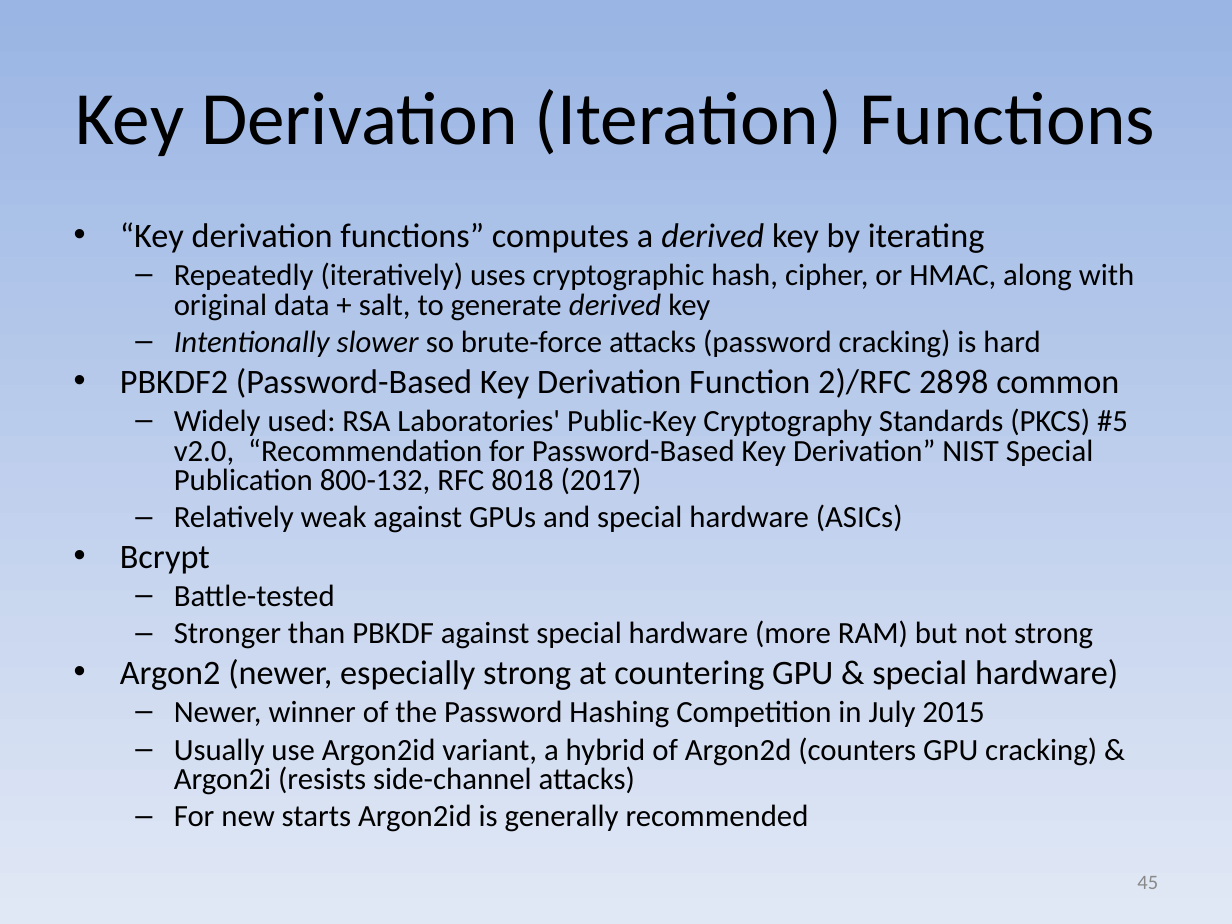
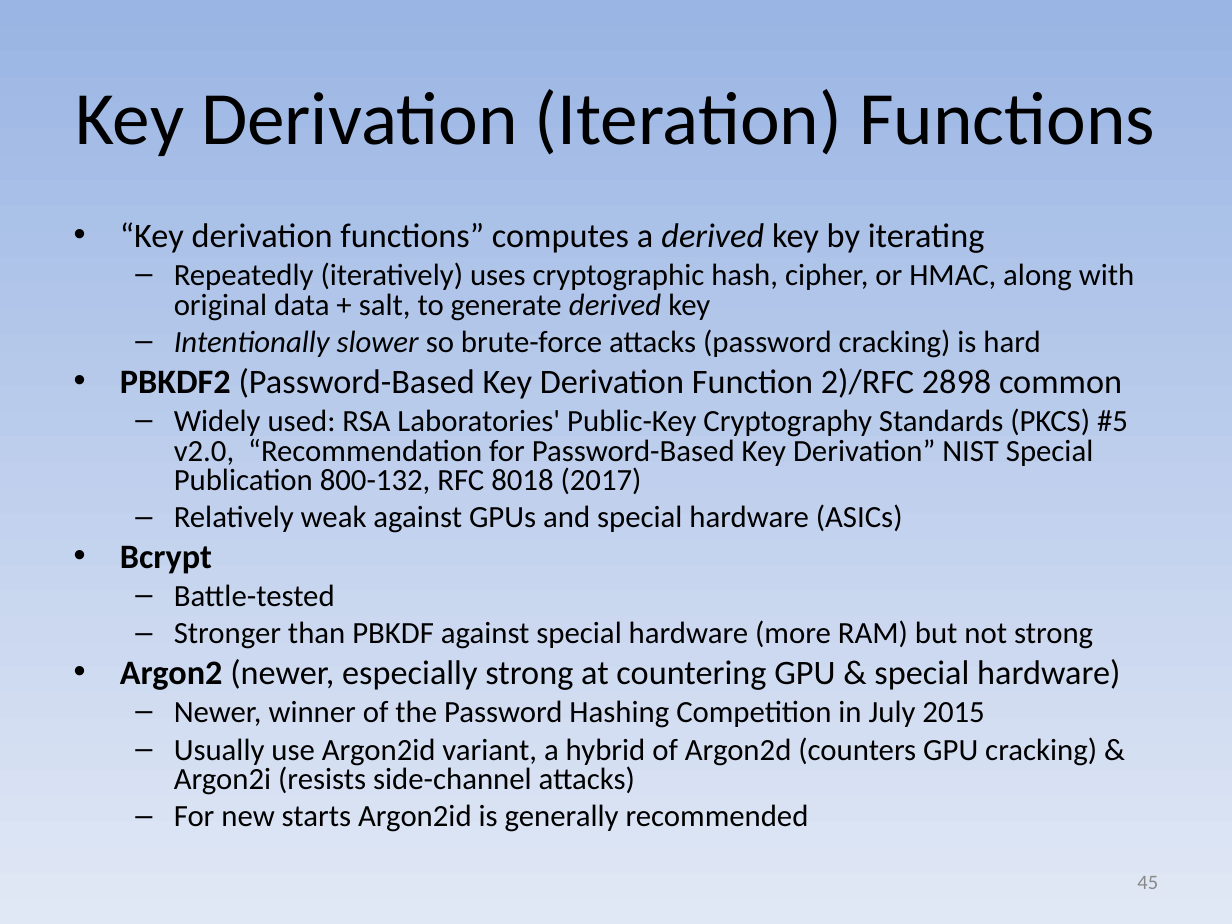
Before and after one commit to david-a-wheeler/david-a-wheeler.github.io, a slide deck: slide 45 of secure-class/presentations/Secure-Software-7-Cryptography.ppt. Drawn at 1232x924 pixels with LibreOffice and Linux fonts; fonts in the diff are those of the drawing. Boxes give left, top, right and bottom in pixels: in the first picture for what was removed or moved away, otherwise in the second. Text is boxed around its words. In the diff, an @@ line names an element or a change of style, - is before the commit and + after.

```diff
--- a/secure-class/presentations/Secure-Software-7-Cryptography.ppt
+++ b/secure-class/presentations/Secure-Software-7-Cryptography.ppt
@@ text at box(120, 368, 1122, 690): bold on in "PBKDF2", "Bcrypt", "Argon2" @@
```
Also in this commit, not shown: 8 other slides changed, 3 slides added, 1 other file.
